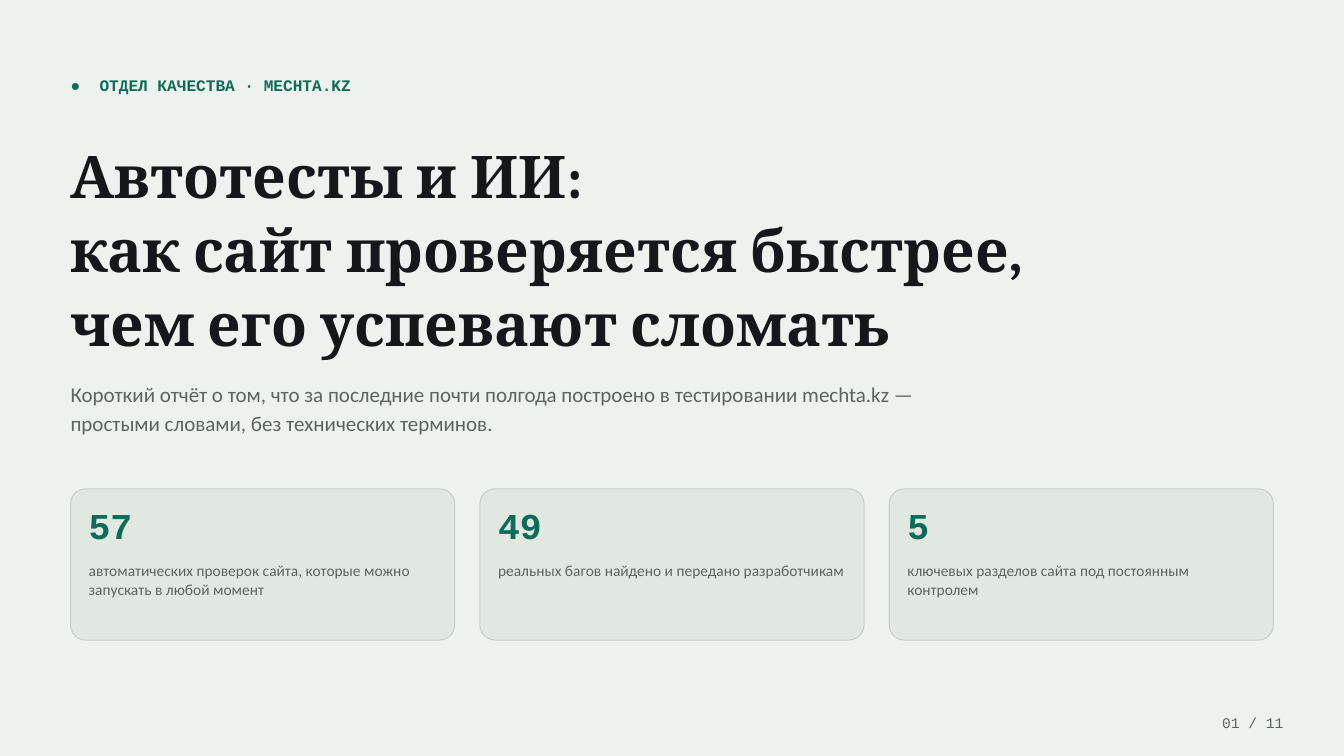
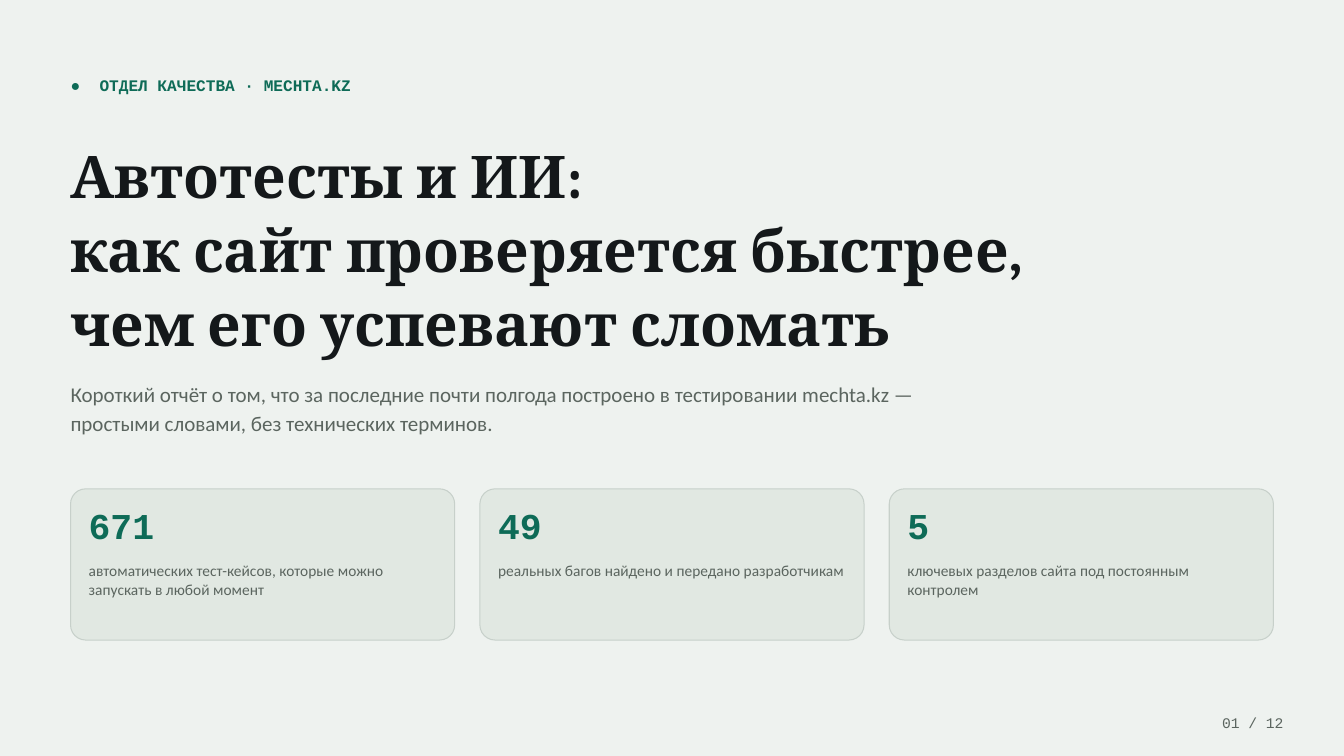
Before and after one commit to Ruxxl/MechtaATest, a slide deck: slide 1 of Автотесты-и-ИИ-презентация.pptx. Drawn at 1344x756 pixels with LibreOffice and Linux fonts; fonts in the diff are those of the drawing. Boxes give left, top, right and bottom in pixels: in the first picture for what was removed or moved away, otherwise in the second. Text is boxed around its words. In the diff, an @@ line names an element or a change of style, - is before the commit and + after.

```diff
--- a/Автотесты-и-ИИ-презентация.pptx
+++ b/Автотесты-и-ИИ-презентация.pptx
@@ text at [89,514,155,540]: text changed @@
-57
+671
@@ text at [89,566,383,598]: text changed @@
-автоматических проверок сайта, которые можно запускать в любой момент
+автоматических тест-кейсов, которые можно запускать в любой момент
@@ text at [1222,718,1284,728]: text changed @@
-01 / 11
+01 / 12
```
Also in this commit, not shown: 10 other slides changed, 1 slide added, 7 other files.
